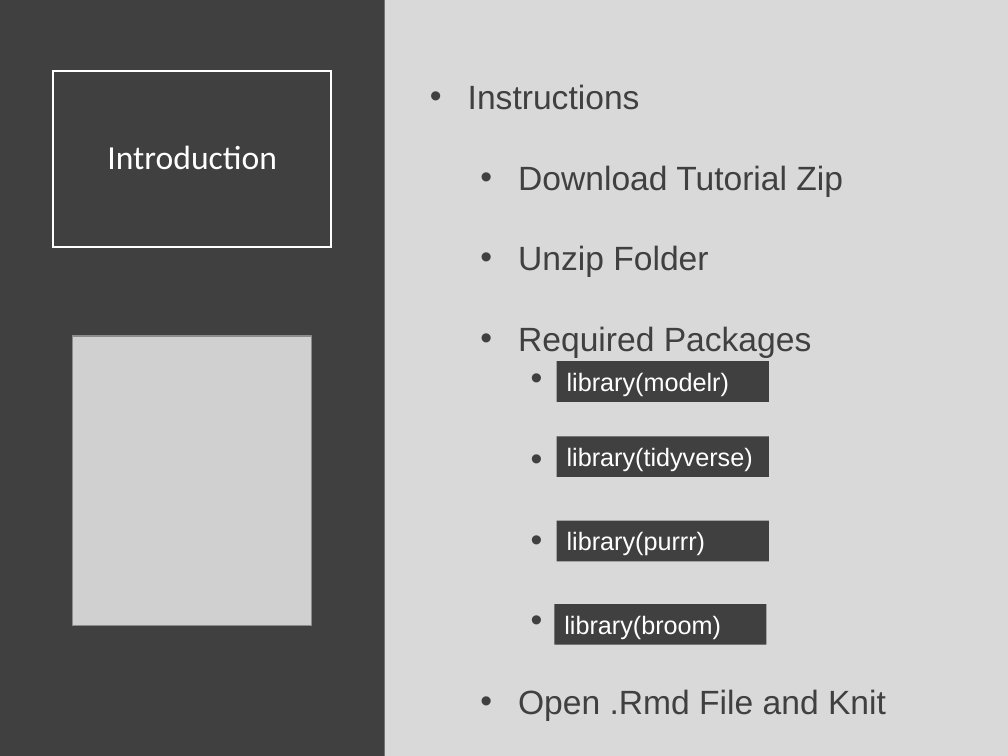
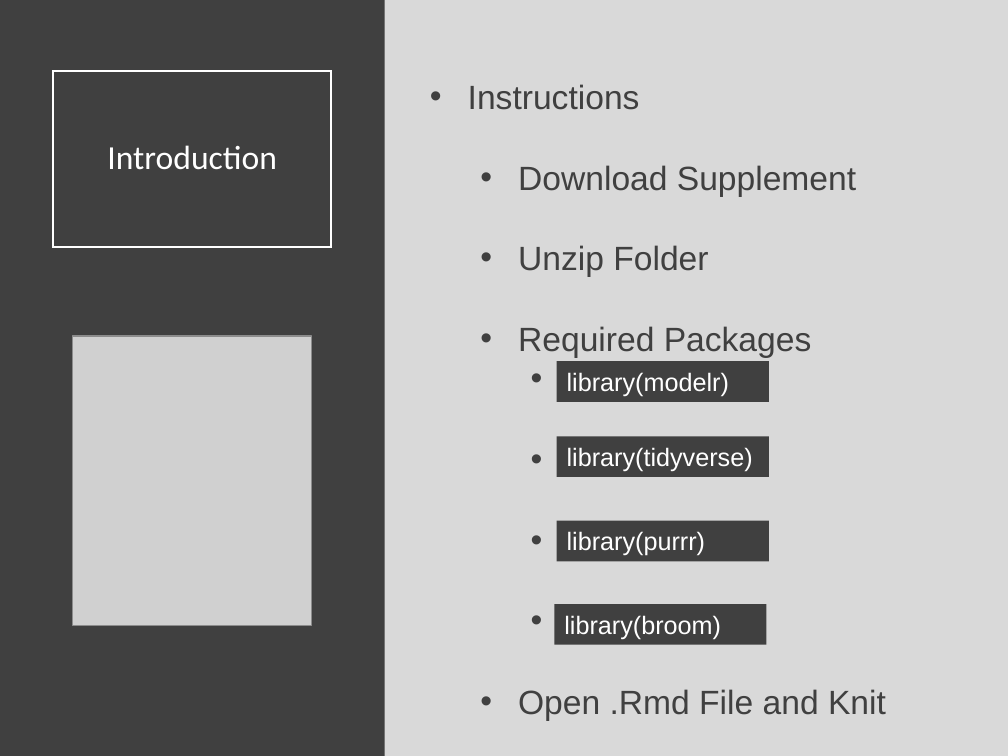
Before and after one commit to SuperMarioGiacomazzo/STOR320_WEBSITE, a slide deck: slide 2 of Lecture/Modeling 4/Modeling_4_Lecture.pptx. Drawn at 1008x756 pixels with LibreOffice and Linux fonts; fonts in the diff are those of the drawing; grey boxes stand for pictures. Boxes give left, top, right and bottom in pixels: in the first picture for what was removed or moved away, otherwise in the second. Text is boxed around its words. In the diff, an @@ line names an element or a change of style, - is before the commit and + after.

```diff
--- a/Lecture/Modeling 4/Modeling_4_Lecture.pptx
+++ b/Lecture/Modeling 4/Modeling_4_Lecture.pptx
@@ text at bbox=[518, 165, 856, 197]: text changed @@
-  • Download Tutorial Zip
+  • Download Supplement
```
Also in this commit, not shown: 4 other files.
